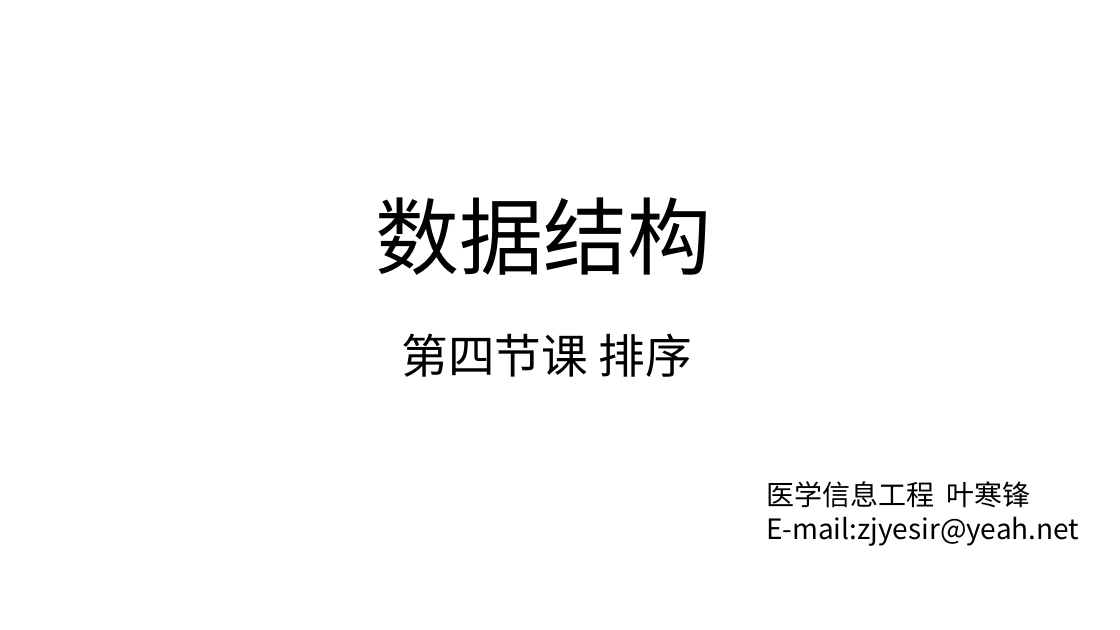
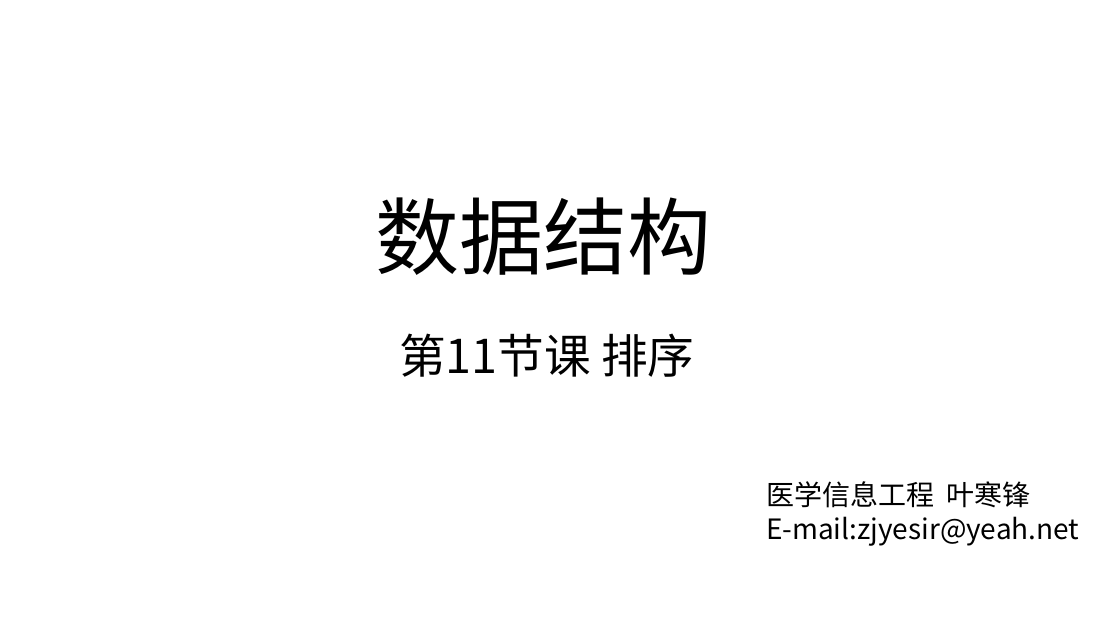
Before and after one commit to zjyesir/hmc_data_structure, a slide deck: slide 1 of ppt/9 内部排序.pptx. Drawn at 1120x630 pixels with LibreOffice and Linux fonts; fonts in the diff are those of the drawing; background and template pictures are left out. Boxes give left, top, right and bottom in pixels: in the first picture for what was removed or moved away, otherwise in the second. Text is boxed around its words. In the diff, an @@ line names an element or a change of style, - is before the commit and + after.

```diff
--- a/ppt/9 内部排序.pptx
+++ b/ppt/9 内部排序.pptx
@@ text at (x1=399, y1=333, x2=694, y2=377): text changed @@
-第四节课 排序
+第11节课 排序
```
Also in this commit, not shown: 3 other files.
